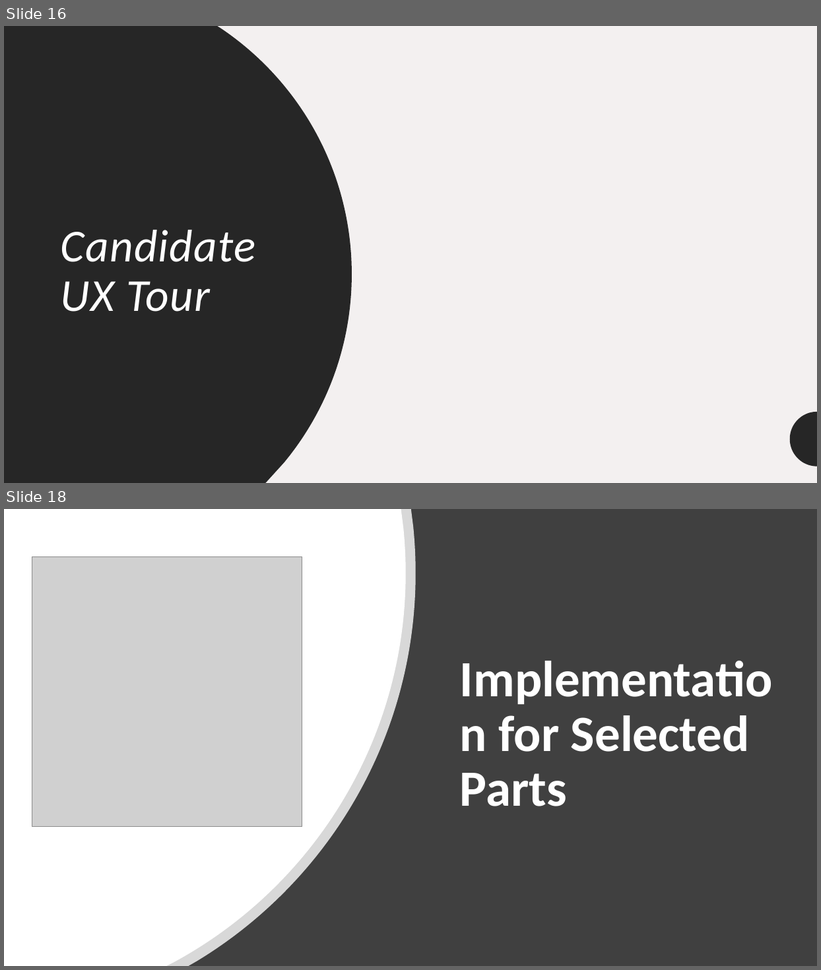
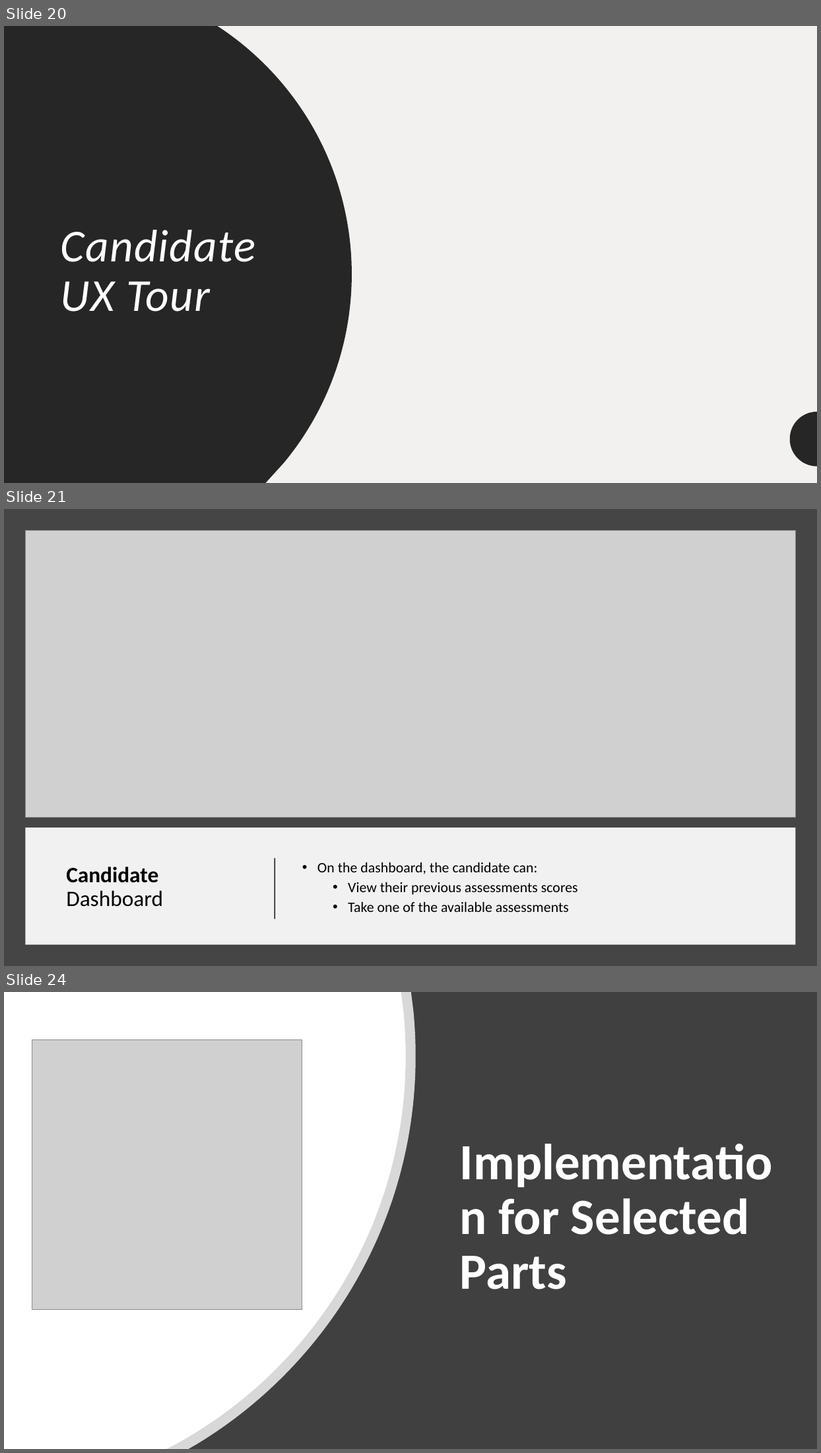
Before and after one commit to Moaaz-Mahmoud/Mini-Hiring-Platform, a slide deck: presentation/presentation.pptx. Shown one above the other, each under a label of ours: slides 16 and 18 before the commit, slides 20, 21 and 24 after it; the slides between them are not shown. The pictures are 821x970 and 821x1453 pixels, drawn with LibreOffice and Linux fonts; fonts in the diff are those of the drawing; grey boxes stand for pictures. Boxes give left, top, right and bottom in pixels: in the first picture for what was removed or moved away, otherwise in the second. Text is boxed around its words. In the diff, an @@ line names an element or a change of style, - is before the commit and + after.

```diff
--- a/presentation/presentation.pptx
+++ b/presentation/presentation.pptx
@@ slide 21 added at [4, 509, 817, 966], background #454545 @@
@@ picture added at [25, 530, 796, 818] @@
@@ rectangle added at [25, 828, 796, 945], fill #FFFFFF at 93% opacity @@
@@ line added from (275, 920) to (275, 859), #000000 1.5 pt @@
@@ text added at [318, 863, 578, 912], 17 pt, text #000000 @@
+• On the dashboard, the candidate can:
+  • View their previous assessments scores
+  • Take one of the available assessments
@@ title added at [66, 867, 163, 907], 26 pt, text #000000, bold @@
+Candidate
+Dashboard
@@ what was slide 16 is now slide 20 @@
@@ what was slide 18 is now slide 24 @@
```
Also in this commit, not shown: 1 slide changed, 7 other slides added, 2 slides removed, 12 other files.
